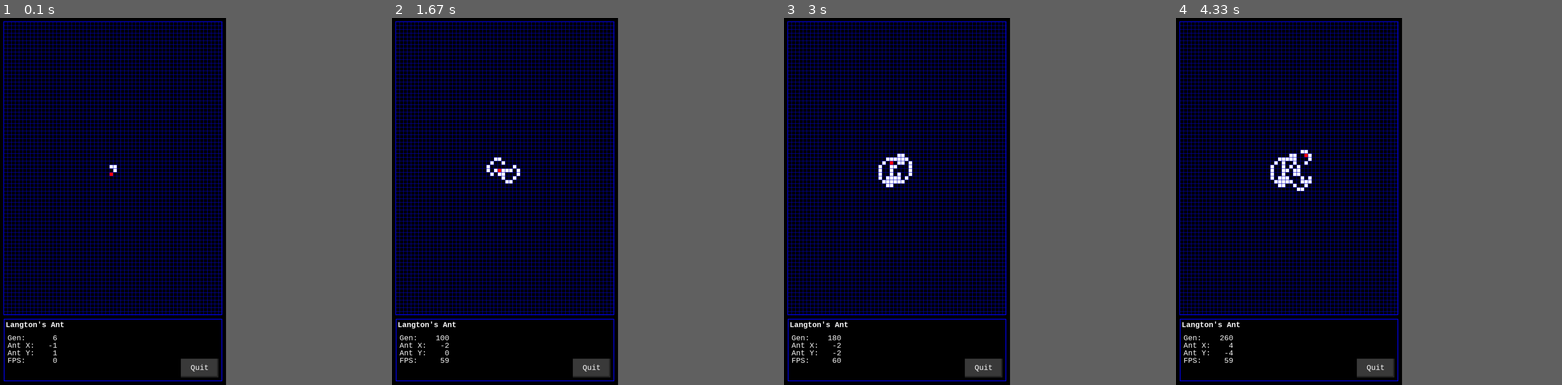
Above: before the commit, frames 1-4 (left to right).
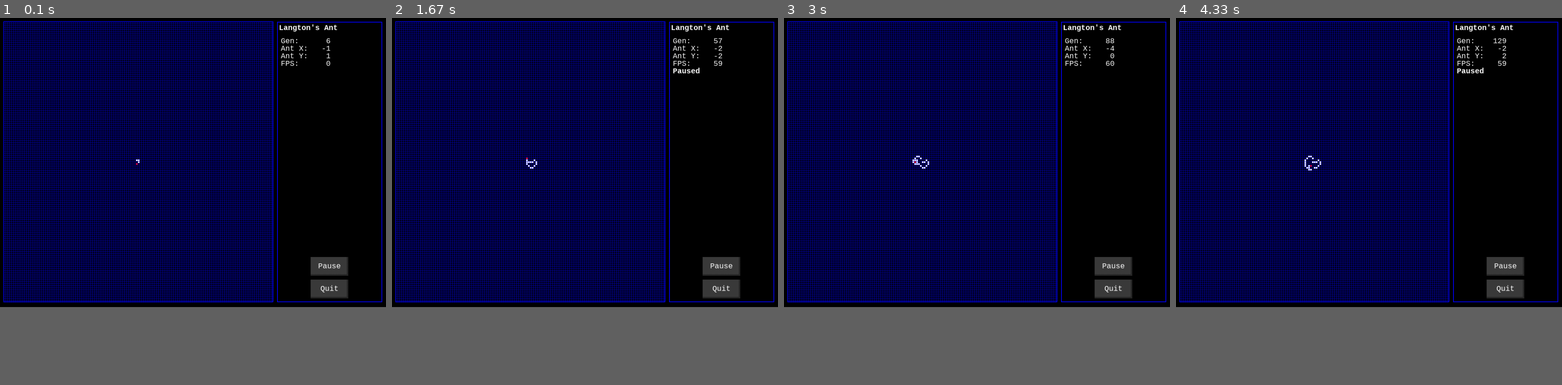
Above: after the commit, the same moments.

Repository: simulatine/100DaysOfCode
Game: pygame game, started from Pygame/langton.py
The game is run twice, just before and just after one commit, with the same random seed, the same clock (stepped at 60 frames per second) and the same inputs.
Inputs (mouse positions are in pixels of both pictures, inside the frame that each line leads up to):
- Up to frame 1 (0.1 s): no input
- Up to frame 2 (1.67 s): tap Space at 0.33, 0.73, 1.03, 1.23, 1.53 s; hold A 0.67-1.13 s; hold Right 0.67-1.13 s; hold Right 1.17-1.63 s
- Up to frame 3 (3 s): press the mouse at (965, 113) at 1.7 s; move the mouse to (1042, 190) at 1.8 s; release the mouse at (1123, 271) at 1.93 s; hold Up 2-2.3 s; tap Space at 2.07, 2.4, 2.7, 2.9 s; hold Right 2.33-2.8 s; hold Left from 2.83 s (still down)
- Up to frame 4 (4.33 s): tap Space at 3.2, 3.47, 3.8, 4.1, 4.23 s; release Left at 3.37 s; hold Down 3.4-3.7 s; hold Left 3.73-4.13 s; hold Up from 4.17 s (still down)
The window is 527x857 before the commit and 900x675 after it. Grey fills any space a smaller window leaves; there, only what the larger window draws over its background counts as a difference.

The runs differ from the first frame. In frame 1, 32% of the frame differs, in the area x 0-100%, y 0-100%; in frame 2, 33%; in frame 3, 33%; in frame 4, 33%.

Commit message:
Added Pause button, window icon, out of bounds check

Diff:
--- a/Pygame/langton.py
+++ b/Pygame/langton.py
@@ -17,6 +17,13 @@
                            separate out the methods specific to the Langton's
                            Ant simulation. This will allow Grid() to be reused
                            in the future.
+Simulatine, 31 May, 2020 - Updates:
+                         - Added a Pause button and a status message to the
+                           dashboard area.
+                         - Checked for ant off screen and added an appropriate
+                           "Completed" message.
+                         - Added an icon image for the window title bar.
+
 """
 import datetime
 import logging
@@ -60,13 +67,14 @@
 BGCOLOR = BLACK
 TEXTCOLOR = WHITE
 
-
-# Define the available user actions
+# Define the available user actions. These are implemented via the keyboard
+# and via on screen button controls.
 UP = "Up"
 DOWN = "Down"
 LEFT = "Left"
 RIGHT = "Right"
 QUIT = "Quit"
+PAUSE = "Pause"
 
 # Cardinal directions in clockwise order
 DIRECTIONS = [RIGHT, DOWN, LEFT, UP]
@@ -91,6 +99,7 @@
         self.dashboard = None
 
         self.generation = 1
+        self.paused = False
 
         self.buttons = {}
         self.cells = []
@@ -98,7 +107,7 @@
         self.create_grid()
         self.create_dashboard()
         self.create_cells()
-        self.create_quit_button()
+        self.create_buttons()
         # self.draw_title()
 
     def set_display_parameters(self):
@@ -107,7 +116,7 @@
         self.window_height = WINDOW_HEIGHT
         self.margin_x = 10
         self.margin_y = 10
-        self.cell_size = 10
+        self.cell_size = 5
         if self.window_width >= self.window_height:
             self.layout = LANDSCAPE
             # Make the main grid 70% of the window width
@@ -184,23 +193,47 @@
                 column.append(False)
             self.cells.append(column)
 
-    def create_quit_button(self):
-        """Create control button surfaces and their locations."""
+    def create_buttons(self):
+        """
+        Create standard control button surfaces and their locations.
+
+        On screen buttons are required on tablet devices as keyboard control
+        is not available.
+
+        This function defines a Quit and Pause buttons. Child classes may
+        want to add additional buttons.
+        """
+        # This size is sufficient for buttons up to 4-5 characters.
         size = (width, height) = (100, 50)
 
         if self.layout == LANDSCAPE:
-            # Place the button at the bottom middle of the dashboard
+            # Place the first button at the bottom middle of the dashboard
             x = self.dashboard.left + int(
                 (self.dashboard.right - self.dashboard.left) / 2
             )
-        else:
-            # Place the button at the bottom right of the dashboard
+            # Place additional buttons above the first one, with a 10 pixel gap
+            # between each button
+            dx = 0
+            dy = -(height + 10)
+        else:
+            # Place the first button at the bottom right of the dashboard
             x = self.dashboard.right - 10 - int(width) / 2
+            # Place additional buttons to the left of the the first one, with a
+            # 10 pixel gap between each button
+            dx = -(width + 10)
+            dy = 0
+
         y = self.dashboard.bottom - 10 - int(height / 2)
 
+        # Create a Quit button
         pos = (x, y)
         surface, rect = create_button(QUIT, TEXTCOLOR, DARKGRAY, pos, size)
         self.buttons[QUIT] = [surface, rect]
+
+        # Create a Pause button
+        pos = (x + dx, y + dy)
+        surface, rect = create_button(PAUSE, TEXTCOLOR, DARKGRAY, pos, size)
+        self.buttons[PAUSE] = [surface, rect]
 
     def draw_buttons(self):
         """Draw control buttons on the screen."""
@@ -209,11 +242,15 @@
             WIN.blit(surface, rect)
 
     def update(self):
-        """Update the simulation by one generation."""
-        self.update_simulation()
-        self.update_grid()
-        self.update_dashboard()
-        self.generation += 1
+        """Update the simulation and update the grid and dashboard."""
+        if not self.paused:
+            self.update_simulation()
+            self.update_grid()
+            self.update_dashboard()
+            self.generation += 1
+        else:
+            # The simulation is paused. Display an appropriate message.
+            self.update_dashboard("Paused")
 
     def update_simulation(self):
         """Update the simulation by one generation.
@@ -245,15 +282,23 @@
                     # Leave the cell unfilled.
                     pygame.draw.rect(WIN, BGCOLOR, cell_rect)
 
-    def update_dashboard(self):
+    def update_dashboard(self, msg=None):
         """Update the dashboard display.
 
-        This is the default class method and just refreshes the generation
-        count. A more detailed update method should be created in each child
-        function.
+        This is the default class method: it displays the generation count
+        and displays a message. A more detailed update method should be created
+        in each child class.
         """
         x = 10
         y = 40
+        if self.layout == LANDSCAPE:
+            dx = 0
+            dy = 20
+        else:
+            dx = 0
+            dy = 20
+
+        # Display the current generation number
         draw_text(
             "Gen:   {}".format(self.generation),
             TEXTCOLOR,
@@ -261,11 +306,31 @@
             self.dashboard.left + x,
             self.dashboard.top + y,
         )
+        if msg:
+            # Display any status message
+            draw_text(
+                msg,
+                TEXTCOLOR,
+                BGCOLOR,
+                self.dashboard.left + x + dx,
+                self.dashboard.top + y + dy,
+            )
+        else:
+            # Clear the status message area
+            draw_text(
+                "        ",
+                TEXTCOLOR,
+                BGCOLOR,
+                self.dashboard.left + x + dx,
+                self.dashboard.top + y + dy,
+            )
 
 
 class Langton(Grid):
     """Langton's Ant simulation."""
 
+    # Stop pylint complaining about the number of attributes:
+    # pylint: disable=too-many-instance-attributes
     def __init__(self):
         """Initialise the simulation."""
         # First, call the parent class __init__() method.
@@ -278,15 +343,25 @@
         self.ant_init_x = self.ant_x
         self.ant_init_y = self.ant_y
         self.ant_direction = LEFT
+        self.out_of_bounds = False
 
     def update(self):
         """Update the simulation by one generation."""
-        self.updated_cells = []
-        self.move_ant()
-        self.update_grid()
-        self.update_ant()
-        self.update_dashboard()
-        self.generation += 1
+        if self.paused:
+            # The simulation is paused. Display an appropriate message.
+            self.update_dashboard("Paused")
+        elif self.out_of_bounds:
+            # The ant has moved off screen. Display a message and end the
+            self.update_dashboard("Completed")
+        else:
+            # The simulation is proceeding normally.
+            self.updated_cells = []
+            self.move_ant()
+            if not self.out_of_bounds:
+                self.update_grid()
+                self.update_ant()
+                self.update_dashboard()
+                self.generation += 1
 
     def move_ant(self):
         """Update the ant's position."""
@@ -302,6 +377,16 @@
             self.ant_y -= 1
         elif self.ant_direction == DOWN:
             self.ant_y += 1
+
+        # Check whether the new ant position is off screen.
+        if (
+            self.ant_x < 0
+            or self.ant_x >= self.cell_cols
+            or self.ant_y < 0
+            or self.ant_y >= self.cell_rows
+        ):
+            self.out_of_bounds = True
+            return
 
         # Check the color of the new cell:
         if self.cells[self.ant_x][self.ant_y]:
@@ -361,8 +446,10 @@
                 # Leave the cell unfilled.
                 pygame.draw.rect(WIN, BGCOLOR, cell_rect)
 
-    def update_dashboard(self):
+    def update_dashboard(self, msg=None):
         """Update the dashboard display."""
+        x = 10
+        y = 40
         if self.layout == LANDSCAPE:
             dx = 0
             dy = 20
@@ -370,9 +457,7 @@
             dx = 0
             dy = 20
 
-        x = 10
-        y = 40
-
+        # Display the current generation number
         draw_text(
             "Gen:  {0:>5}".format(self.generation),
             TEXTCOLOR,
@@ -380,6 +465,7 @@
             self.dashboard.left + x,
             self.dashboard.top + y,
         )
+        # Display the ant's X position
         draw_text(
             "Ant X:{0:>5}".format(self.ant_x - self.ant_init_x),
             TEXTCOLOR,
@@ -387,6 +473,7 @@
             self.dashboard.left + x + dx,
             self.dashboard.top + y + dy,
         )
+        # Display the ant's Y position
         draw_text(
             "Ant Y:{0:>5}".format(self.ant_y - self.ant_init_y),
             TEXTCOLOR,
@@ -394,6 +481,7 @@
             self.dashboard.left + x + dx * 2,
             self.dashboard.top + y + dy * 2,
         )
+        # Display the current simulation update rate in frames per second
         draw_text(
             "FPS:  {0:>5}".format(int(CLOCK.get_fps())),
             TEXTCOLOR,
@@ -401,6 +489,26 @@
             self.dashboard.left + x + dx * 3,
             self.dashboard.top + y + dy * 3,
         )
+        if msg:
+            # Display any requested status message
+            draw_text(
+                msg,
+                TEXTCOLOR,
+                BGCOLOR,
+                self.dashboard.left + x + dx * 4,
+                self.dashboard.top + y + dy * 4,
+                bold=True,
+            )
+        else:
+            # Clear the status message area
+            draw_text(
+                "        ",
+                TEXTCOLOR,
+                BGCOLOR,
+                self.dashboard.left + x + dx * 4,
+                self.dashboard.top + y + dy * 4,
+                bold=True,
+            )
 
 
 def main():
@@ -412,9 +520,12 @@
     # Initialise logging
     config_logging()
 
+    # Standard desktop screen size
     # WINDOW_WIDTH, WINDOW_HEIGHT = start_pygame(640, 480, GAME_TITLE)
+    # Larger screen size
+    WINDOW_WIDTH, WINDOW_HEIGHT = start_pygame(1024, 768, GAME_TITLE)
     # Android tablet screen size
-    WINDOW_WIDTH, WINDOW_HEIGHT = start_pygame(600, 976, GAME_TITLE)
+    # WINDOW_WIDTH, WINDOW_HEIGHT = start_pygame(600, 976, GAME_TITLE)
 
     FONT = pygame.font.SysFont("Courier", FONT_SIZE)
     BOLD_FONT = pygame.font.SysFont("Courier", FONT_SIZE, bold=True)
@@ -437,8 +548,13 @@
             # Process the requested action
             print("The player requested action: {}".format(action))
             if action == QUIT:
+                # End the simulation
                 end_pygame()
+            elif action == PAUSE:
+                # Toggled the paused state
+                simulation.paused = not simulation.paused
             else:
+                # No specific simulation action required for any other input
                 pass
 
         # Update the game position
@@ -453,7 +569,8 @@
 def check_user_input(buttons):
     """Check for any user input and return the requested action."""
     # Tell pylint to ignore no-member errors.
-    # These occur as pylint cannot find the various pygame event types.
+    # These occur as pylint cannot find the various pygame event types used
+    # below.
     # pylint: disable=no-member
     action = None
     for event in pygame.event.get():  # event handling loop
@@ -471,7 +588,7 @@
                     # was clicked.
                     action = button
         elif event.type == pygame.KEYDOWN:
-            # The user clicked a key. Check which key was pressed and return
+            # The user clicked a key. Check which key was pressed and assign
             # the appropriate action.
             if event.key in (pygame.K_LEFT, pygame.K_a):
                 action = LEFT
@@ -481,6 +598,8 @@
                 action = UP
             elif event.key in (pygame.K_DOWN, pygame.K_s):
                 action = DOWN
+            elif event.key in (pygame.K_SPACE, pygame.K_p):
+                action = PAUSE
             elif event.key in (pygame.K_ESCAPE, pygame.K_q):
                 action = QUIT
     return action
@@ -488,13 +607,12 @@
 
 def create_button(text, color, bgcolor, pos, size):
     """Create Surface and Rect objects for an on screen button."""
-    x, y = pos[0], pos[1]
     width, height = size[0], size[1]
     # First, create the button surface
     button_surface = pygame.Surface(size)
     button_surface.fill(bgcolor)
     button_rect = button_surface.get_rect()
-    button_rect.center = (int(x), int(y))
+    button_rect.center = (int(pos[0]), int(pos[1]))
 
     # Draw a shadow
     shadow_color = (bgcolor.r * 1.5, bgcolor.g * 1.5, bgcolor.b * 1.5)
@@ -515,9 +633,12 @@
     return (button_surface, button_rect)
 
 
-def draw_text(text, color, bgcolor, top, left):
+def draw_text(text, color, bgcolor, top, left, bold=False):
     """Create Surface and Rect objects for on screen text."""
-    text_surface = FONT.render(text, True, color, bgcolor)
+    if bold:
+        text_surface = BOLD_FONT.render(text, True, color, bgcolor)
+    else:
+        text_surface = FONT.render(text, True, color, bgcolor)
     text_rect = text_surface.get_rect()
     text_rect.topleft = (top, left)
     WIN.blit(text_surface, (top, left))
@@ -529,13 +650,17 @@
     # pylint: disable=global-statement
     global WIN, CLOCK
 
-    # Initialise the Pygame display window.
+    # Initialise the Pygame display window
     pygame.init()
     # Initialise a Pygame clock timer. This helps calculate the frame rate.
     CLOCK = pygame.time.Clock()
 
     # Set the window title. This has no effect on Android.
     pygame.display.set_caption(title)
+
+    # Set the window icon
+    icon = pygame.image.load('langton_icon.png')
+    pygame.display.set_icon(icon)
 
     # Create the Pygame window. On a desktop running standard Pygame, the
     # requested width and height will be used. On an Android device running
